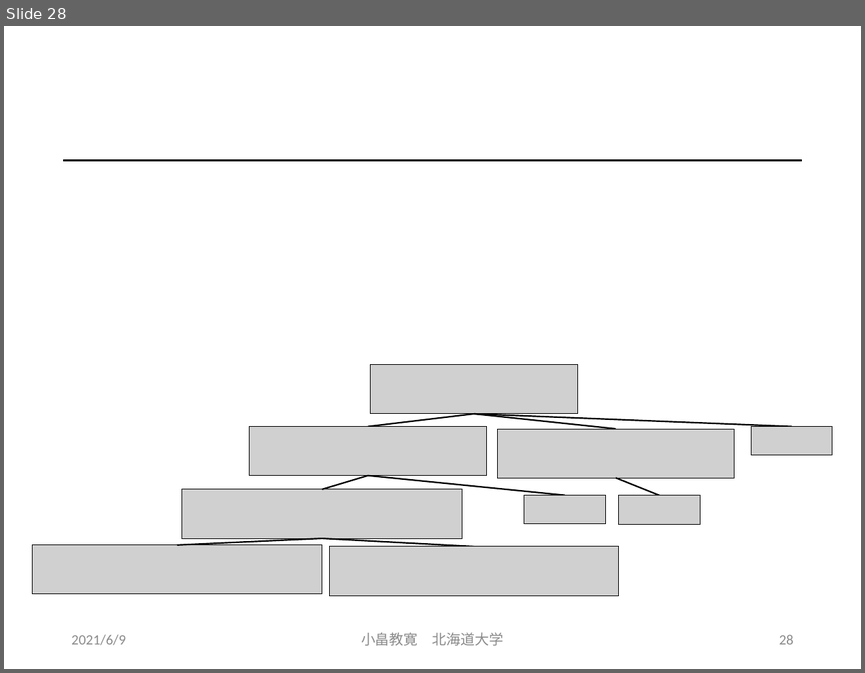
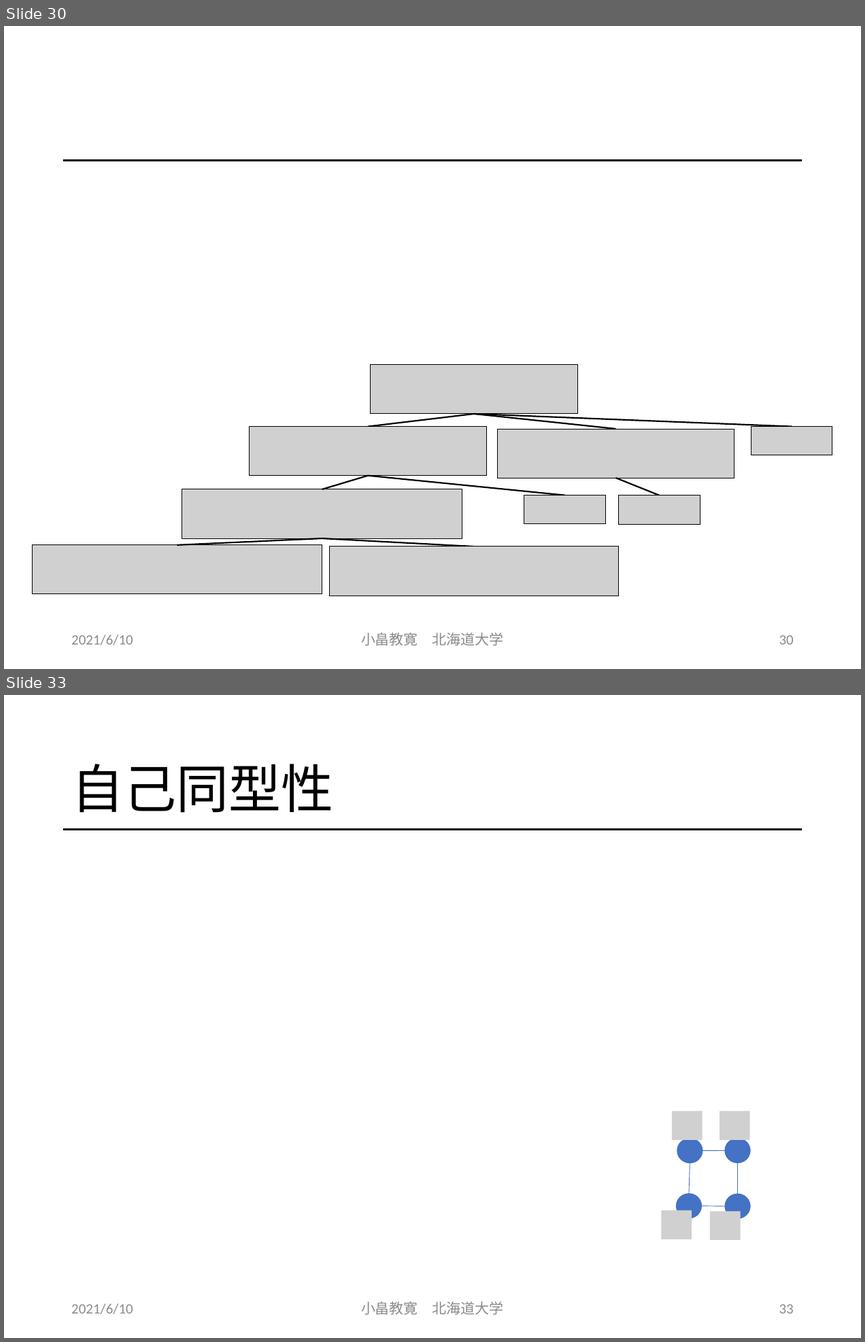
Before and after one commit to obatakyoukan/isomorphism, a slide deck: Isomorphism.pptx. Shown one above the other, each under a label of ours: slide 28 before the commit, slides 30 and 33 after it; the slides between them are not shown. The pictures are 865x673 and 865x1342 pixels, drawn with LibreOffice and Linux fonts; fonts in the diff are those of the drawing; grey boxes stand for pictures. Boxes give left, top, right and bottom in pixels: in the first picture for what was removed or moved away, otherwise in the second. Text is boxed around its words. In the diff, an @@ line names an element or a change of style, - is before the commit and + after.

Commit message:
自己同型の追加

```diff
--- a/Isomorphism.pptx
+++ b/Isomorphism.pptx
@@ slide 33 added at (x1=4, y1=695, x2=861, y2=1338), background #FFFFFF; not listed: 1 template element that a slide beside it also shows @@
@@ title added at (x1=71, y1=764, x2=333, y2=813), 44 pt, text #000000 @@
+自己同型性
@@ group added at (x1=661, y1=1110, x2=750, y2=1240): 4 ellipses, 4 lines, 4 pictures @@
@@ text added at (x1=71, y1=1303, x2=133, y2=1314), 12 pt, text #8C8C8C @@
+2021/6/10
@@ text added at (x1=361, y1=1301, x2=504, y2=1314), 12 pt, text #8C8C8C @@
+小畠教寛 北海道大学
@@ page number added at (x1=779, y1=1304, x2=793, y2=1313), 12 pt, text #8C8C8C @@
+33
@@ what was slide 28 is now slide 30 @@
@@ slide 30 changed as well @@
@@ text at (x1=71, y1=634, x2=133, y2=645): text changed @@
-2021/6/9
+2021/6/10
@@ page number at (x1=779, y1=635, x2=793, y2=644): text changed @@
-28
+30
```
Also in this commit, not shown: 32 other slides changed, 5 other slides added.
